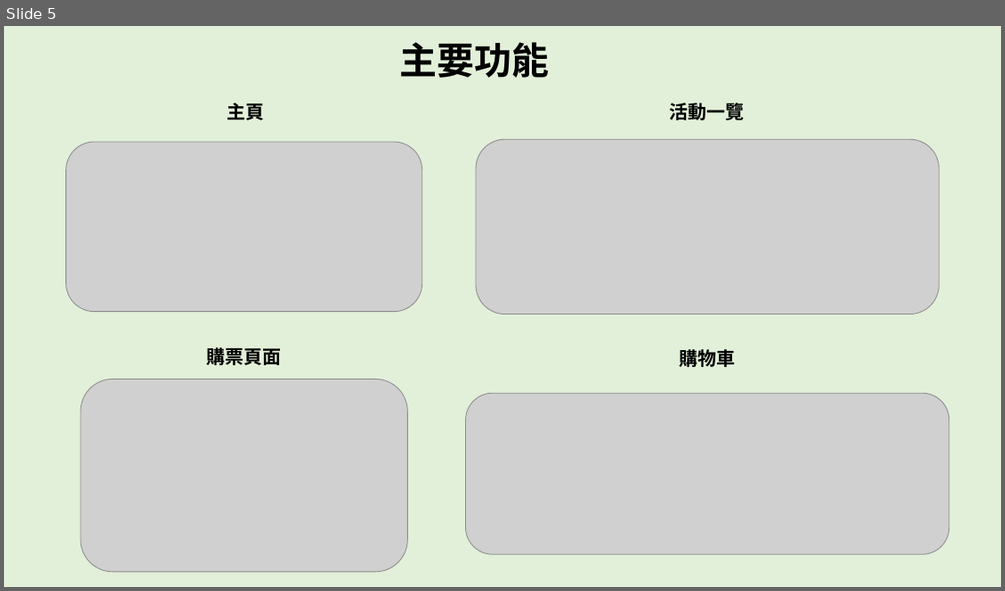
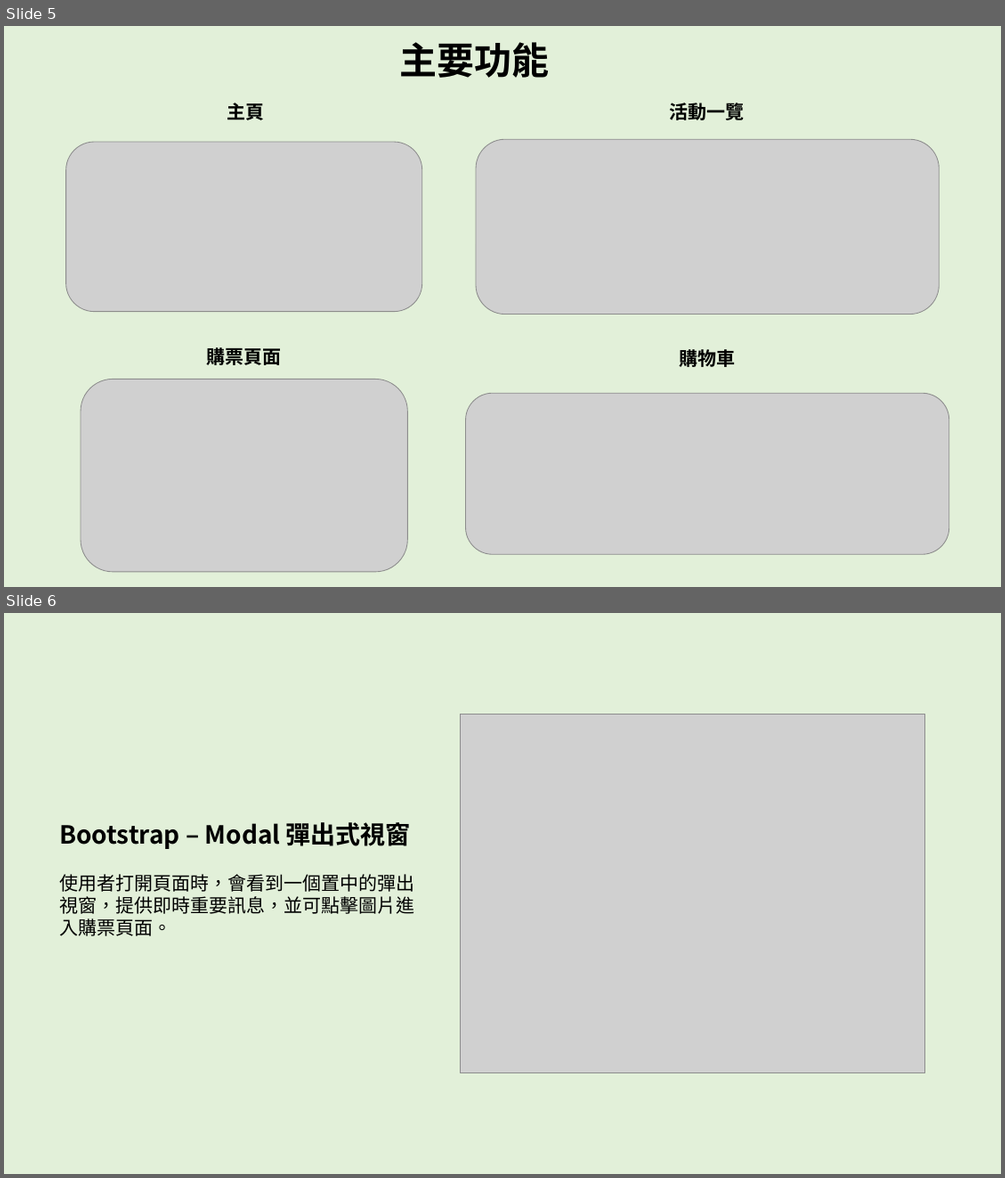
Before and after one commit to ZHAO-ZHIJIA/tixmart, a slide deck: MyProjects/PPT/售票.pptx. Shown one above the other, each under a label of ours: slide 5 before the commit, slides 5 and 6 after it. The pictures are 1005x591 and 1005x1178 pixels, drawn with LibreOffice and Linux fonts; fonts in the diff are those of the drawing; grey boxes stand for pictures. Boxes give left, top, right and bottom in pixels: in the first picture for what was removed or moved away, otherwise in the second. Text is boxed around its words. In the diff, an @@ line names an element or a change of style, - is before the commit and + after.

```diff
--- a/MyProjects/PPT/售票.pptx
+++ b/MyProjects/PPT/售票.pptx
@@ slide 6 added at (x1=4, y1=613, x2=1001, y2=1174), background #E2F0D9 @@
@@ picture added at (x1=461, y1=714, x2=925, y2=1072) @@
@@ text added at (x1=59, y1=822, x2=414, y2=936), 18 pt, text #000000 @@
+Bootstrap – Modal 彈出式視窗
+使用者打開頁面時，會看到一個置中的彈出視窗，提供即時重要訊息，並可點擊圖片進入購票頁面。
```
Also in this commit, not shown: 1 slide changed, 4 other slides added.
